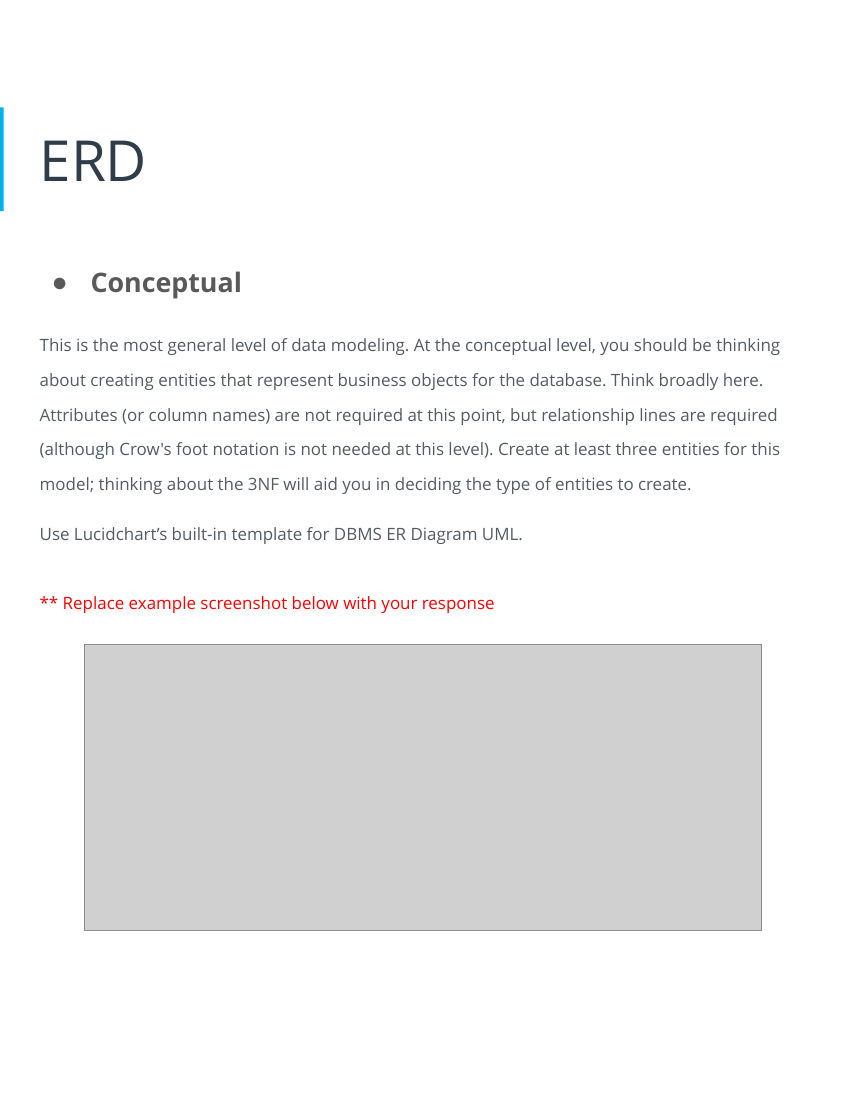
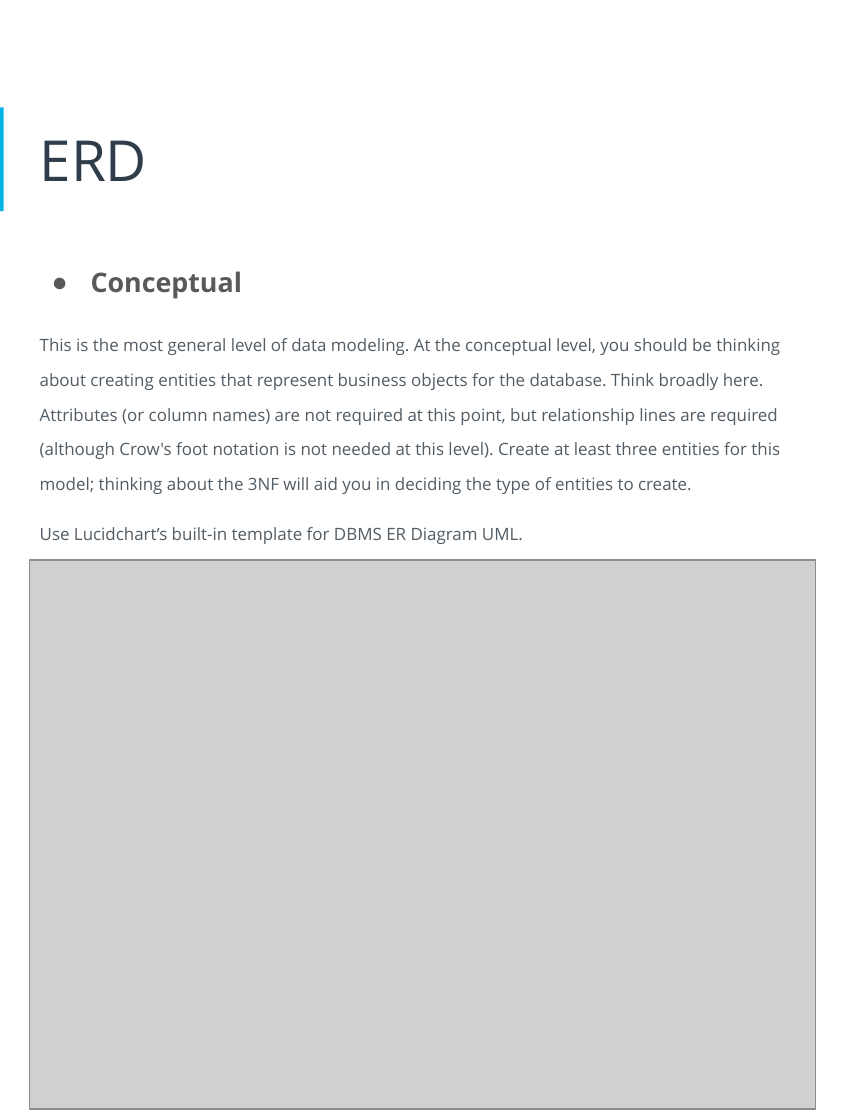
Before and after one commit to jabbala/data-architect-expert, a slide deck: slide 11 of project_1_tech_abc_hr_management/Project_report.pptx. Drawn at 865x1120 pixels with LibreOffice and Linux fonts; fonts in the diff are those of the drawing; grey boxes stand for pictures. Boxes give left, top, right and bottom in pixels: in the first picture for what was removed or moved away, otherwise in the second. Text is boxed around its words. In the diff, an @@ line names an element or a change of style, - is before the commit and + after.

```diff
--- a/project_1_tech_abc_hr_management/Project_report.pptx
+++ b/project_1_tech_abc_hr_management/Project_report.pptx
@@ picture added at box(30, 560, 816, 1108) @@
@@ text at box(63, 596, 495, 613): paragraph removed @@
-** Replace example screenshot below with your response
@@ picture removed at box(84, 644, 762, 930) @@
```
Also in this commit, not shown: 14 other slides changed, 5 other files.
